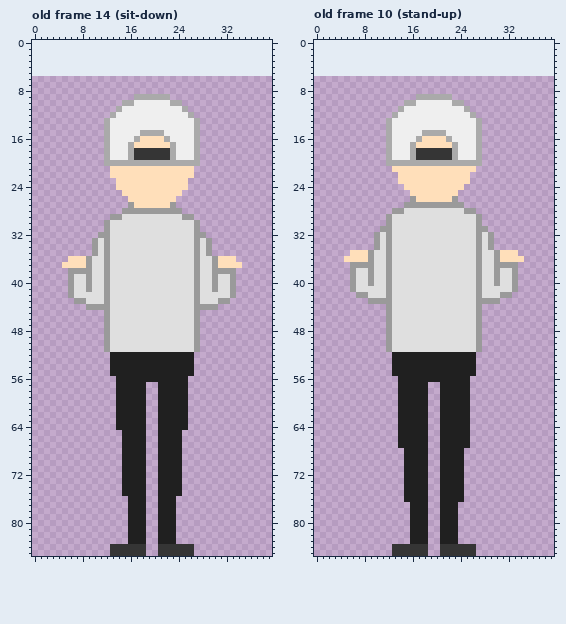
Two states of a pixel-art file, art/character.aseprite. The first picture shows the starting point.
40x80 pixels, 19 frames. Colours within 5 levels of each other are drawn and written as one. Shown: old frame 14 (sit-down), old frame 10 (stand-up). The old version is drawn lined up with the new one, on the new canvas. The commit also changed other frames, which this record leaves out.
And afterwards:
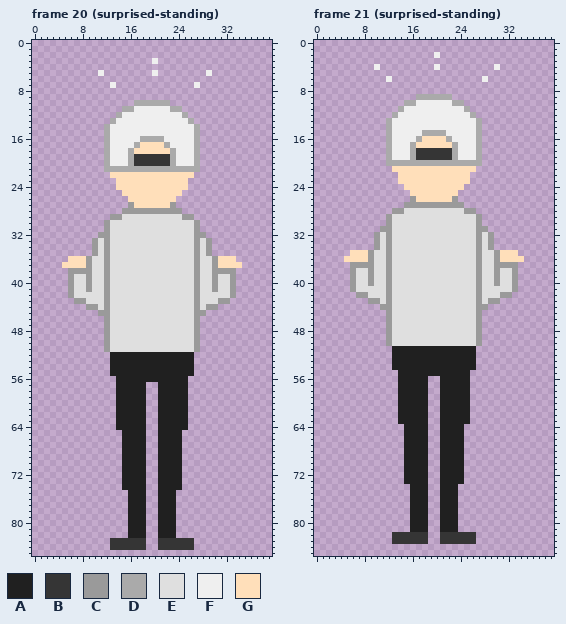
Palette (. is transparent): A #202020  B #353535  C #9a9a9a  D #aaaaaa  E #dfdfdf  F #efefef  G #ffdfba
A new or re-ordered frame is compared with the old frame closest to it.
What changed:
canvas 40x80 -> 40x86, the old top-left corner now at 0,6
frames 19 -> 23
Frame 20 (surprised-standing) is new; against old frame 14 (sit-down):
Colour B is added in row 83 at x 13 to 15 and 24 to 26.
Colour B replaces colour A in row 83 at x 16 to 18 and 21 to 23.
Colour B replaces colour D in row 20 at x 17 to 22.
Colour C is added in row 45 at x 11 and 28.
Colour D is added in row 21 at x 12 and 27.
Colour D replaces colour F in row 10 at x 17 to 22; in row 11 at x 15 to 16 and 23 to 24; in row 12 at x 14 and 25; in row 13 at x 13 and 26.
Colour D replaces colour G in row 16 at x 18 to 21; in row 17 at x 17 and 22; in row 21 at x 13 to 26.
Colour E replaces colour C in row 44 at x 11 and 28.
Colour F is added in row 3 at x 20; in row 5 at x 11, 20 and 29; in row 7 at x 13 and 27.
Colour F replaces colour D in row 15 at x 18 to 21; in row 16 at x 17 and 22; in row 17 at x 16 and 23; in row 20 at x 13 to 15 and 24 to 26.
Colour G replaces colour B in row 18 at x 17 to 22.
Colour A is removed in row 75 at x 15 and 24.
Colour B is removed in row 85 at x 13 to 18 and 21 to 26.
Colour D is removed in row 9 at x 17 to 22; in row 10 at x 15 to 16 and 23 to 24; in row 11 at x 14 and 25; in row 12 at x 13 and 26; in row 13 at x 12 and 27.
Frame 21 (surprised-standing) is new; against old frame 10 (stand-up):
Colour A replaces colour E in row 51 at x 13 to 26.
Colour B is added in rows 82 to 83 at x 13 to 15 and 24 to 26.
Colour B replaces colour A in rows 82 to 83 at x 16 to 18 and 21 to 23.
Colour C is added in row 44 at x 11 and 28.
Colour E replaces colour C in row 43 at x 11 and 28.
Colour F is added in row 2 at x 20; in row 4 at x 10, 20 and 30; in row 6 at x 12 and 28.
Colour A is removed in row 55 at x 13 and 26; in row 56 at x 19 to 20; in rows 64 to 67 at x 14 and 25; in rows 74 to 76 at x 15 and 24.
Colour B is removed in rows 84 to 85 at x 13 to 18 and 21 to 26.
Colour C is removed in row 51 at x 12 and 27.
